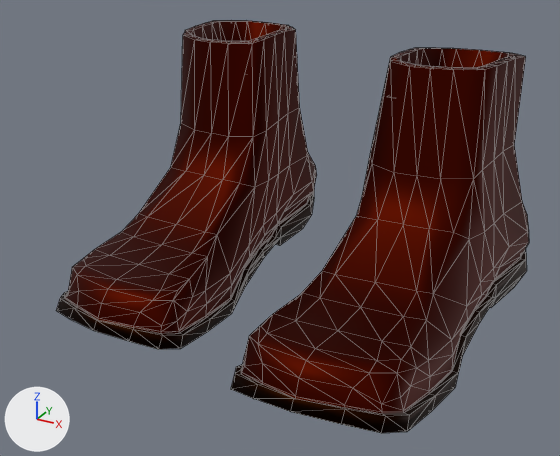
What one commit did to the glTF model assets/base-avatars/feet/Feet_RedBoots/Feet_RedBoots.glb.
Both versions are drawn from a camera (50 mm lens) standing at (0.239, -0.502, 0.274) and looking at (-0.003, -0.062, 0.054). Every picture has the same lights, and +X, +Y and +Z are marked at lower left. Mesh edges are drawn as thin lines. Where no turn or scale is listed for an object, it has been applied to the vertices. Vertices at the same position are counted once.

The first picture shows 'Feet_RedBoots'.
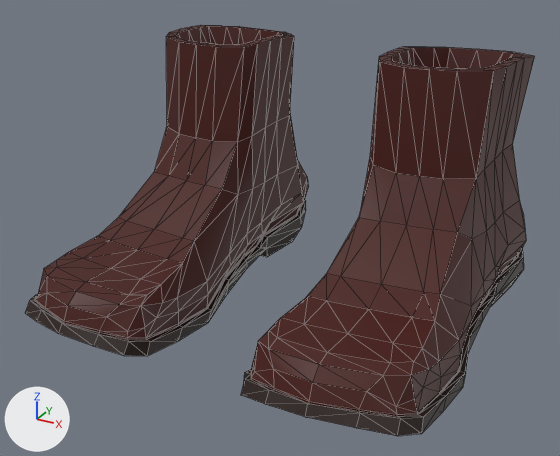
Pixel boxes [x1, y1, x2, y2] of what changed, in the pictures (560 x 456 px; the box of a moved part takes in the faces that stretch with it):
```json
{"object": "Feet_RedBoots", "change": "surface changed, reshaped", "before": [56, 20, 529, 433], "after": [25, 25, 535, 436], "on screen": "red to brown, 8% wider"}
{"part": 1, "of": "me_mesh_018", "change": "moved or reshaped", "before": [56, 20, 317, 349], "after": [25, 25, 309, 356]}
{"part": 2, "of": "me_mesh_018", "change": "moved or reshaped", "before": [231, 48, 529, 433], "after": [241, 47, 535, 436]}
```

Edits to the scene script, one JSON object a line:
```json
{"op": "set", "path": "mat_color_pallete_mat.metallic", "old": "1.0", "new": "0.0"}
{"block": "me_mesh_018", "where": "# used by ob_feet_redboots; location = (0.0, 0.0, 0.0)"}
{"op": "remove", "block": "me_mesh_018", "code": "me_mesh_018.from_pydata(...)  # 630 vertices, 1252 faces; spans x -0.148..0.148, y -0.199..0.103, z -0.014..0.172"}
{"op": "add", "block": "me_mesh_018", "code": "me_mesh_018.from_pydata(...)  # 630 vertices, 1252 faces; spans x -0.145..0.145, y -0.199..0.083, z -0.013..0.172"}
{"block": "me_mesh_018", "change": "me_mesh_018 part 1: 315 of 630 vertices moved; they spanned x -0.148..-0.027, y -0.177..0.103, z -0.014..0.172 and now span x -0.145..-0.035, y -0.199..0.083, z -0.013..0.172; mean shift (-0.001, -0.02, 0.001); largest move (-0.028, -0.153, -0.003) -> (-0.035, -0.177, 0.003)"}
{"block": "me_mesh_018", "change": "me_mesh_018 part 2: 313 of 630 vertices moved; they spanned x 0.027..0.148, y -0.199..0.082, z -0.013..0.172 and now span x 0.035..0.145, y -0.199..0.083, z -0.013..0.172; mean shift (0.001, 0.0, 0.0); largest move (0.053, 0.036, 0.169) -> (0.044, 0.035, 0.169)"}
{"block": "me_mesh_018", "change": "me_mesh_018 part 3: the surface is now shaded flat"}
```
